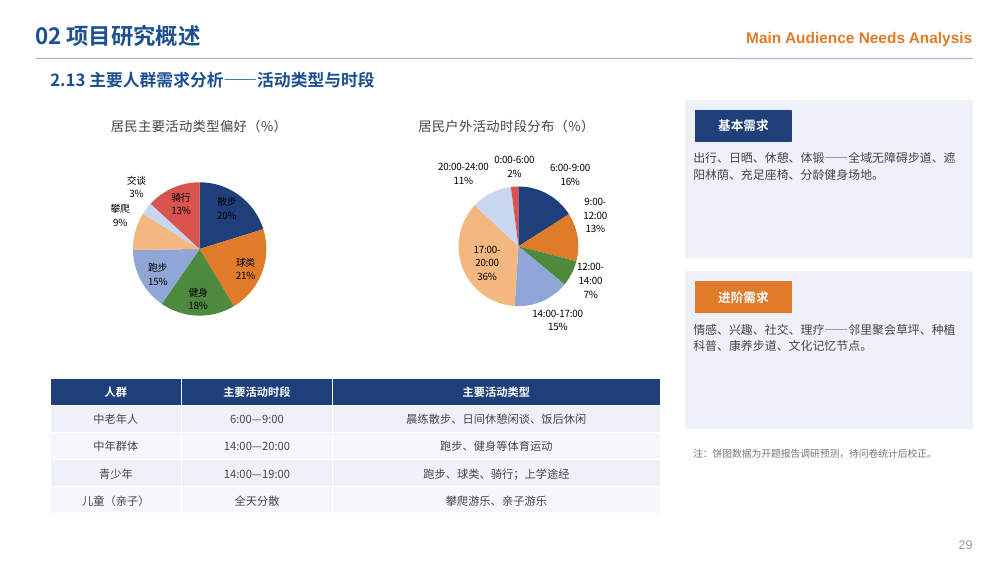
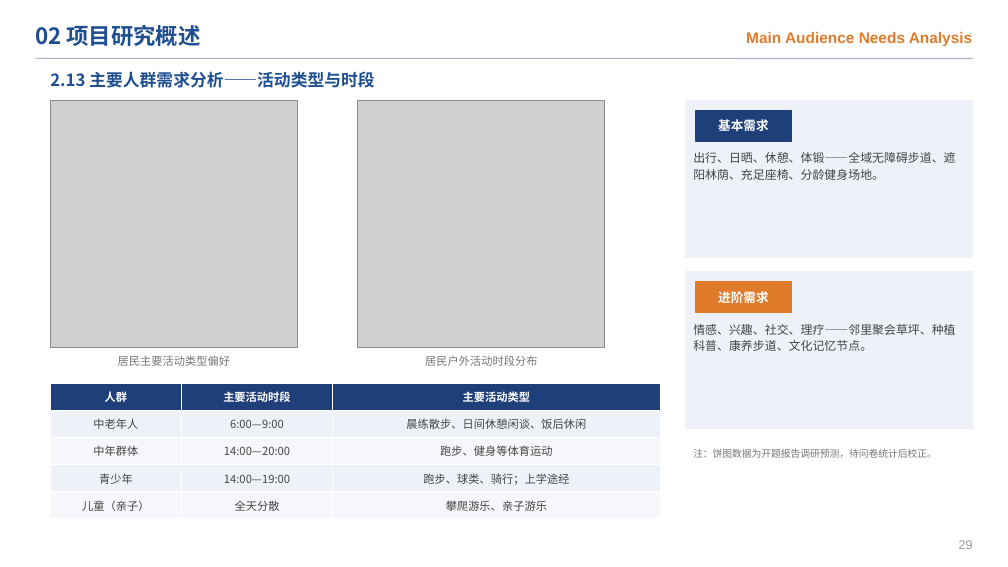
Before and after one commit to chun96309-cloud/lxfs, a slide deck: slide 31 of 跃动栖园_开题答辩PPT.pptx. Drawn at 1008x567 pixels with LibreOffice and Linux fonts; fonts in the diff are those of the drawing; grey boxes stand for pictures. Boxes give left, top, right and bottom in pixels: in the first picture for what was removed or moved away, otherwise in the second. Text is boxed around its words. In the diff, an @@ line names an element or a change of style, - is before the commit and + after.

```diff
--- a/跃动栖园_开题答辩PPT.pptx
+++ b/跃动栖园_开题答辩PPT.pptx
@@ pie chart removed at bbox=[45, 101, 353, 363] @@
-title "居民主要活动类型偏好（%）"
-categories: 散步, 球类, 健身, 跑步, 攀爬, 交谈, 骑行
-Series 1: 20, 21, 18, 15, 9, 3, 13
@@ picture added at bbox=[50, 101, 297, 348] @@
@@ pie chart removed at bbox=[353, 101, 660, 363] @@
-title "居民户外活动时段分布（%）"
-categories: 6:00-9:00, 9:00-12:00, 12:00-14:00, 14:00-17:00, 17:00-20:00, 20:00-24:00, 0:00-6:00
-Series 1: 16, 13, 7, 15, 36, 11, 2
@@ picture added at bbox=[358, 101, 605, 348] @@
@@ text added at bbox=[118, 355, 230, 366], 8 pt, text #777777 @@
+居民主要活动类型偏好
@@ text added at bbox=[425, 356, 537, 366], 8 pt, text #777777 @@
+居民户外活动时段分布
@@ table: place and size @@
-table at bbox=[50, 378, 660, 510]
+table at bbox=[50, 383, 660, 515]
```
Also in this commit, not shown: 38 other slides changed, 1 slide added, 9 other files.
